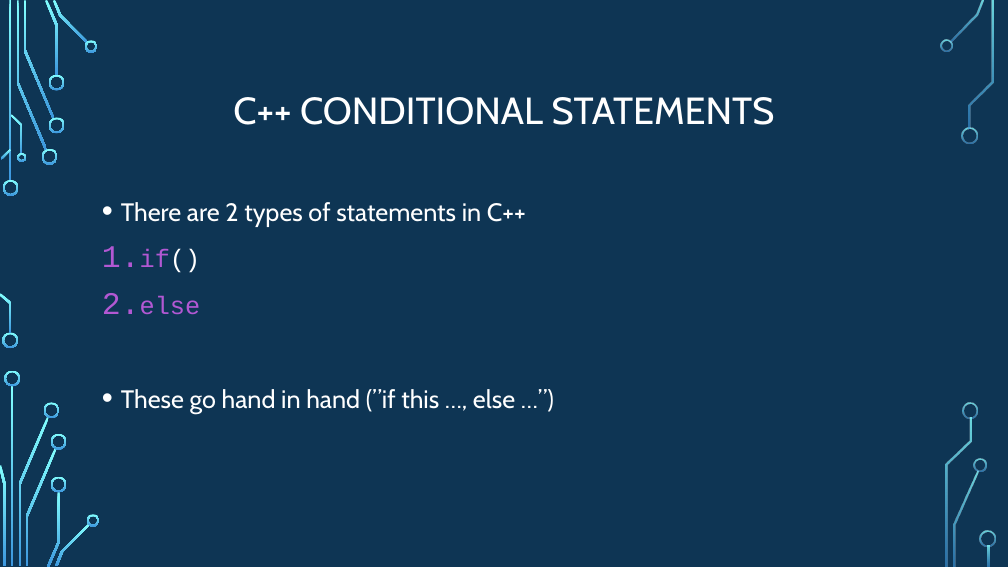
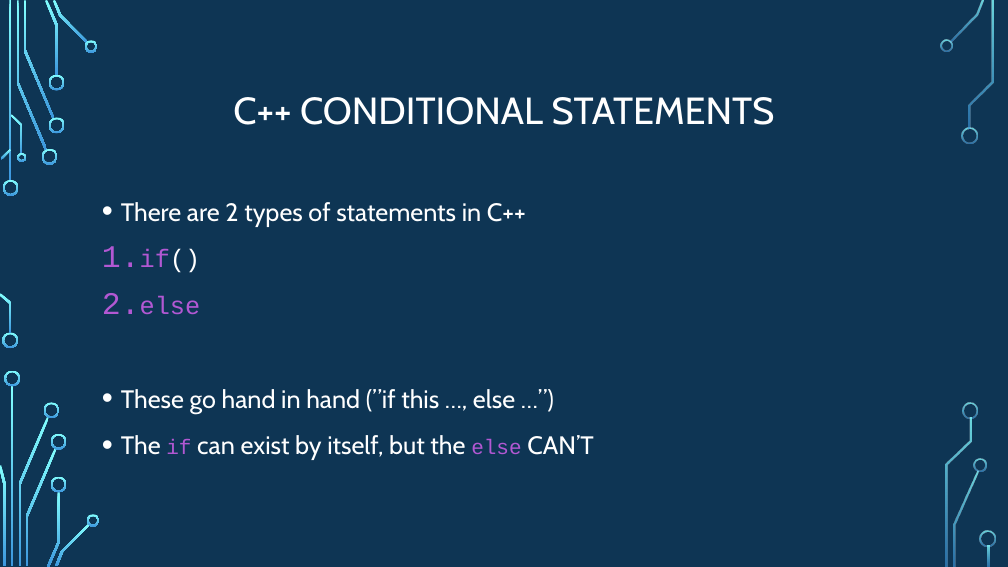
Before and after one commit to psypdt/ZIS_C-_Summer_Course_2019, a slide deck: slide 15 of Day_2/Day_2.pptx. Drawn at 1008x567 pixels with LibreOffice and Linux fonts; fonts in the diff are those of the drawing; background and template pictures are left out. Boxes give left, top, right and bottom in pixels: in the first picture for what was removed or moved away, otherwise in the second. Text is boxed around its words. In the diff, an @@ line names an element or a change of style, - is before the commit and + after.

```diff
--- a/Day_2/Day_2.pptx
+++ b/Day_2/Day_2.pptx
@@ text at bbox=[121, 435, 593, 460]: paragraph added @@
+• The if can exist by itself, but the else CAN’T
```
Also in this commit, not shown: 5 other slides changed, 6 slides added, 3 other files.
